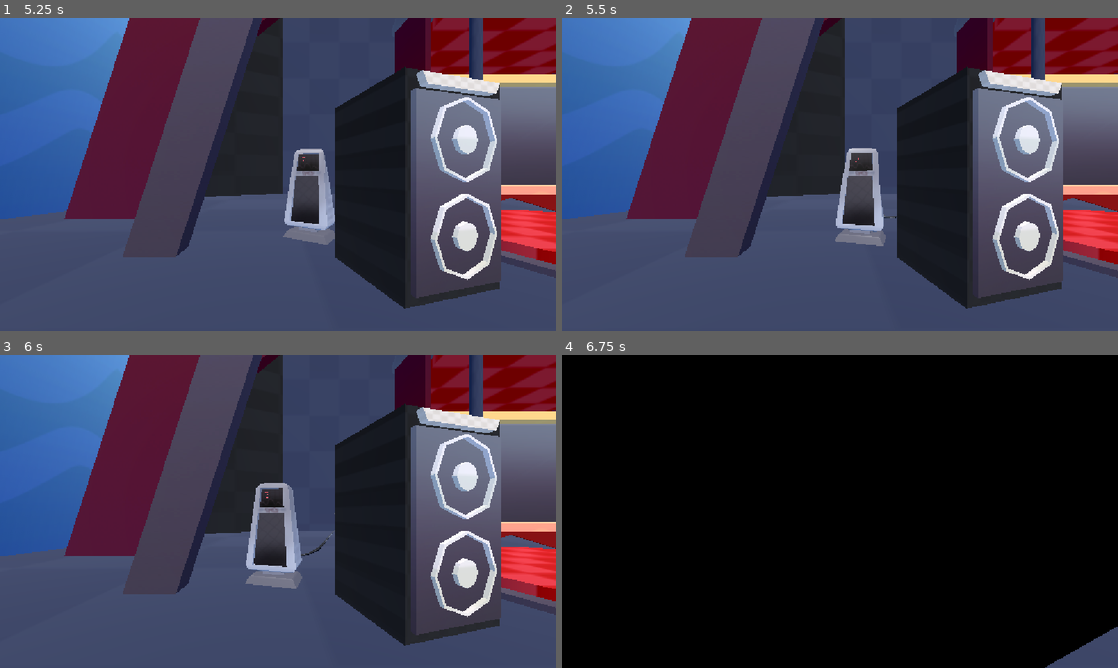
Above: before the commit, frames 1-4 (two rows, left to right).
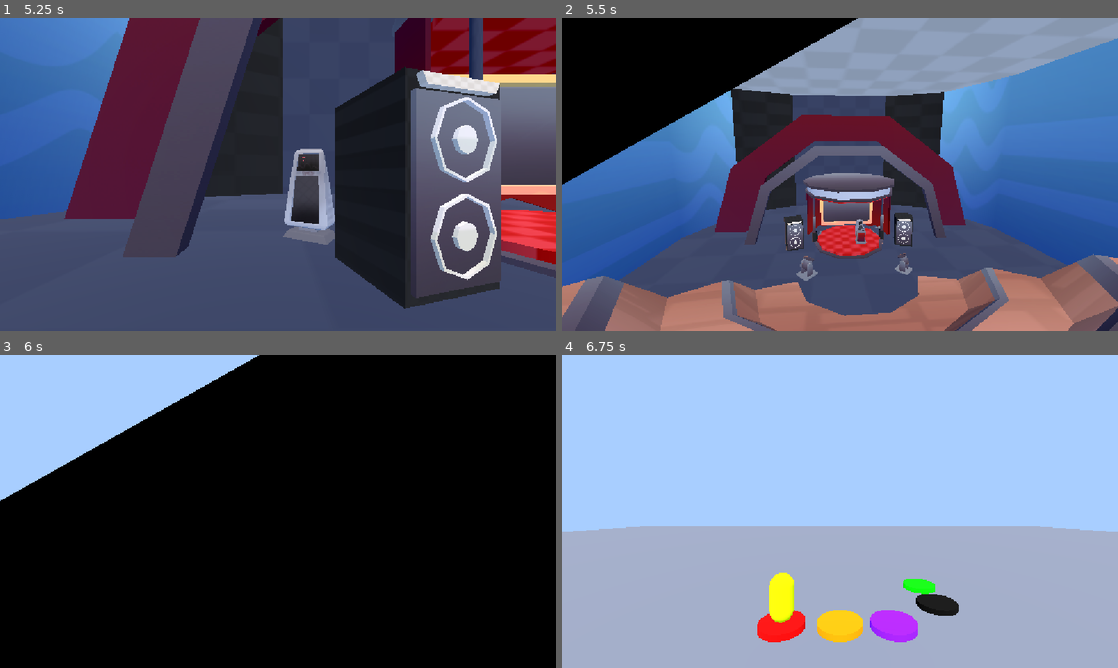
Above: after the commit, the same moments.

Repository: JZxAkuma/Game-Prototype-3
Game: Godot game, scene res://DO NOT TOUCH/Scene/main.tscn
Two runs of this game, one before a commit and one after it. Both use one fixed random seed, a clock stepped at 60 frames per second and the inputs below.
Inputs (mouse positions are in pixels of both pictures, inside the frame that each line leads up to):
- Up to frame 1 (5.25 s): tap Enter (ui_accept) at 0.5, 0.77, 1.52, 3.77, 4.52 s; move the mouse to (400, 158) at 0.52 s; hold D (right) 0.53-1.28 s; hold J (a) 0.53-1.28 s; tap K (b) at 0.8, 1.35, 3.8 s; move the mouse to (166, 190) at 1.27 s; hold S (down) 1.28-2 s; tap I (y) at 1.55, 2.85, 4.55 s; click "Start" at 2 s; tap A (left) at 2.75, 3.5 s; move the mouse to (333, 105) at 2.77 s; hold D (right) 2.78-3.53 s; hold J (a) 2.78-3.53 s; move the mouse to (250, 237) at 3.52 s; hold W (up) 3.53-4.28 s; tap J (a) at 3.6 s; move the mouse to (444, 221) at 4.27 s; hold K (b) 4.28-5.03 s; hold A (left) from 4.28 s (still down); move the mouse to (111, 127) at 5.02 s; tap Ctrl (control) at 5.1 s
- Up to frame 2 (5.5 s): keep holding A (left); tap Enter (ui_accept) at 5.27 s; tap J (a) at 5.3 s
- Up to frame 3 (6 s): move the mouse to (305, 511) at 5.77 s; release A (left) at 5.78 s; hold S (down) from 5.78 s (still down); hold K (b) from 5.78 s (still down); tap O (lb) at 5.85 s
- Up to frame 4 (6.75 s): move the mouse to (756, 433) at 6.52 s; release S (down) at 6.53 s; release K (b) at 6.53 s; hold D (right) from 6.53 s (still down); tap P (rb) at 6.6 s

Frame 1 is identical in both runs. In frame 2, 85% of the frame differs, in the area x 0-100%, y 0-100%; in frame 3, 100%; in frame 4, 100%.

Commit message:
animation skip
fast forward actually because animation needs to resolve to start the game

Diff:
--- a/DO NOT TOUCH/Scene/board.tscn
+++ b/DO NOT TOUCH/Scene/board.tscn
@@ -40,7 +40,7 @@
 "times": PackedFloat32Array(0),
 "transitions": PackedFloat32Array(1),
 "update": 1,
-"values": [true]
+"values": [false]
 }
 tracks/2/type = "value"
 tracks/2/imported = false
@@ -64,7 +64,7 @@
 "times": PackedFloat32Array(0),
 "transitions": PackedFloat32Array(1),
 "update": 1,
-"values": [true]
+"values": [false]
 }
 tracks/4/type = "value"
 tracks/4/imported = false
@@ -124,7 +124,7 @@
 "times": PackedFloat32Array(0),
 "transitions": PackedFloat32Array(1),
 "update": 1,
-"values": [true]
+"values": [false]
 }
 tracks/9/type = "value"
 tracks/9/imported = false
@@ -360,4 +360,4 @@
 current = true
 
 [node name="Commentator set wide" type="Camera3D" parent="commentator set" unique_id=1671591333]
-transform = Transform3D(0.9263722, 0.057990897, -0.37211773, 0, 0.9880737, 0.1539816, 0.37660927, -0.14264427, 0.915324, 116.82978, 20.989372, 30.39455)
+transform = Transform3D(0.9263721, 0.057990897, -0.3721177, 0, 0.9880737, 0.15398158, 0.37660924, -0.14264427, 0.9153239, 116.82978, 20.989372, 30.39455)
--- a/DO NOT TOUCH/Script/board.gd
+++ b/DO NOT TOUCH/Script/board.gd
@@ -58,6 +58,28 @@
 		#if s.locked:
 			#continue
 		#s.type = _weighted_pick(rng, weights)
+
+func _play_intro() -> void:
+	if not anim.has_animation(&"intro"):
+		return
+	anim.play(&"intro")
+
+	var skipping := false
+	while anim.is_playing() and anim.current_animation == &"intro":
+		if not skipping and _any_a_pressed():
+			skipping = true
+			anim.speed_scale = 50.0
+		await get_tree().process_frame
+		if not is_inside_tree():
+			return
+
+	anim.speed_scale = 1.0
+
+func _any_a_pressed() -> bool:
+	for p in GameState.players:
+		if Input.is_action_just_pressed(PlayerInput._act(p.slot, &"a")):
+			return true
+	return false
 
 func randomize_types(rng_seed: int, weights: Dictionary) -> void:
 	var rng := RandomNumberGenerator.new()
@@ -132,11 +154,9 @@
 func _run_game() -> void:
 	if not GameState.intro_played:
 		GameState.intro_played = true
-		if anim.has_animation(&"intro"):
-			anim.play(&"intro")
-			await anim.animation_finished
-			if not is_inside_tree():
-				return
+		await _play_intro()
+		if not is_inside_tree():
+			return
 
 	while is_inside_tree():
 		await _play_turn(GameState.current_player)
@@ -148,6 +168,7 @@
 			var mg := GameState.pick_minigame()
 			SceneManager.goto_scene(mg.mini_game_scene)
 			return
+
 
 func _play_turn(player_index: int) -> void:
 	var p := GameState.players[player_index]
